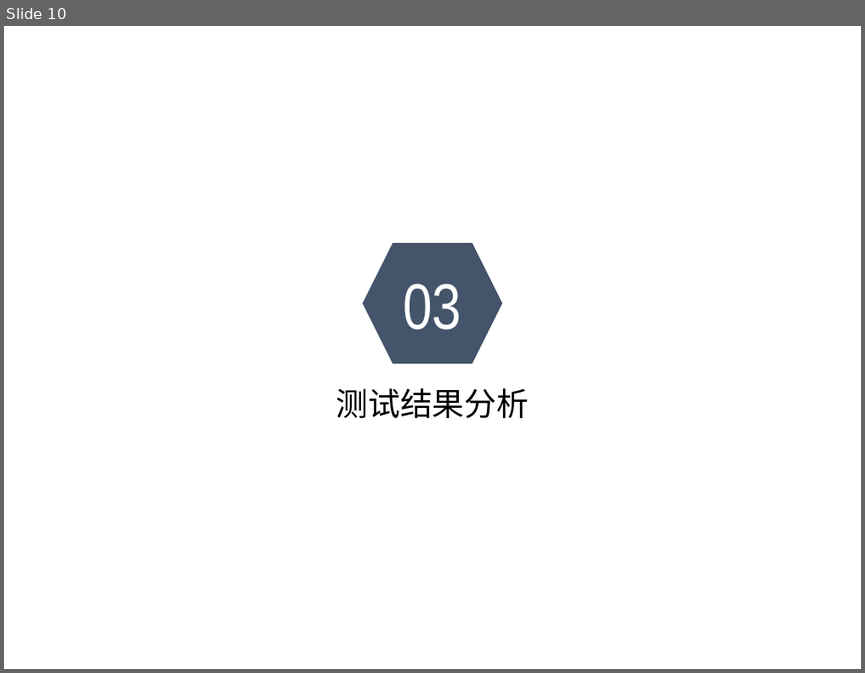
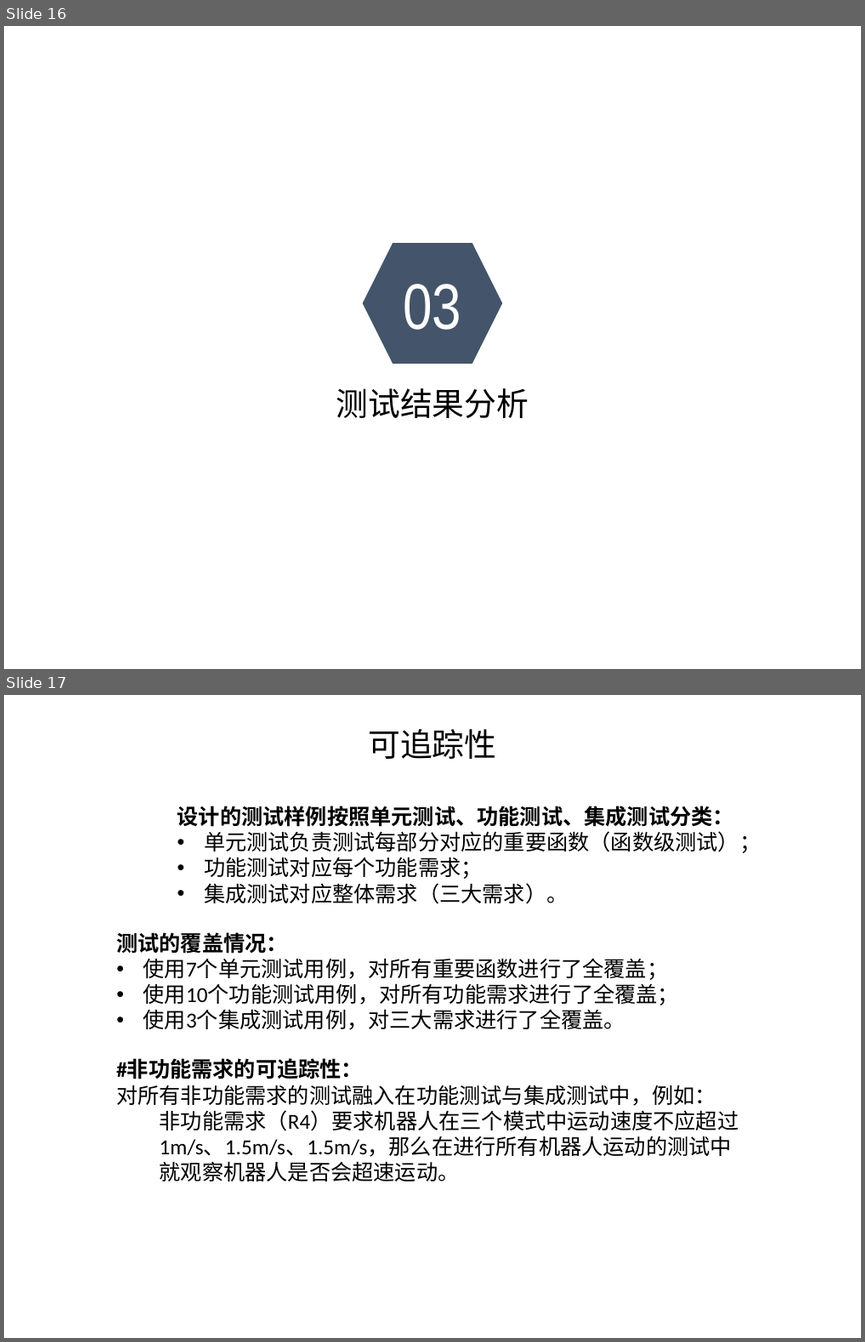
Before and after one commit to sebuaa2019/Team201, a slide deck: 测试报告.pptx. Shown one above the other, each under a label of ours: slide 10 before the commit, slides 16 and 17 after it. The pictures are 865x673 and 865x1342 pixels, drawn with LibreOffice and Linux fonts; fonts in the diff are those of the drawing; background and template pictures are left out. Boxes give left, top, right and bottom in pixels: in the first picture for what was removed or moved away, otherwise in the second. Text is boxed around its words. In the diff, an @@ line names an element or a change of style, - is before the commit and + after.

```diff
--- a/测试报告.pptx
+++ b/测试报告.pptx
@@ slide 17 added at (x1=4, y1=695, x2=861, y2=1338), background picture (left out) @@
@@ text added at (x1=368, y1=729, x2=496, y2=759), 27 pt, text #000000 @@
+可追踪性
@@ text added at (x1=177, y1=805, x2=760, y2=904), 18 pt, text #000000 @@
+设计的测试样例按照单元测试、功能测试、集成测试分类：
+• 单元测试负责测试每部分对应的重要函数（函数级测试）；
+• 功能测试对应每个功能需求；
+• 集成测试对应整体需求（三大需求）。
@@ text added at (x1=116, y1=932, x2=679, y2=1030), 18 pt, text #000000 @@
+测试的覆盖情况：
+• 使用7个单元测试用例，对所有重要函数进行了全覆盖；
+• 使用10个功能测试用例，对所有功能需求进行了全覆盖；
+• 使用3个集成测试用例，对三大需求进行了全覆盖。
@@ text added at (x1=116, y1=1060, x2=739, y2=1181), 18 pt, text #000000 @@
+#非功能需求的可追踪性：
+对所有非功能需求的测试融入在功能测试与集成测试中，例如：
+非功能需求（R4）要求机器人在三个模式中运动速度不应超过
+1m/s、1.5m/s、1.5m/s，那么在进行所有机器人运动的测试中
+就观察机器人是否会超速运动。
@@ what was slide 10 is now slide 16 @@
```
Also in this commit, not shown: 13 other slides added, 5 slides removed.
